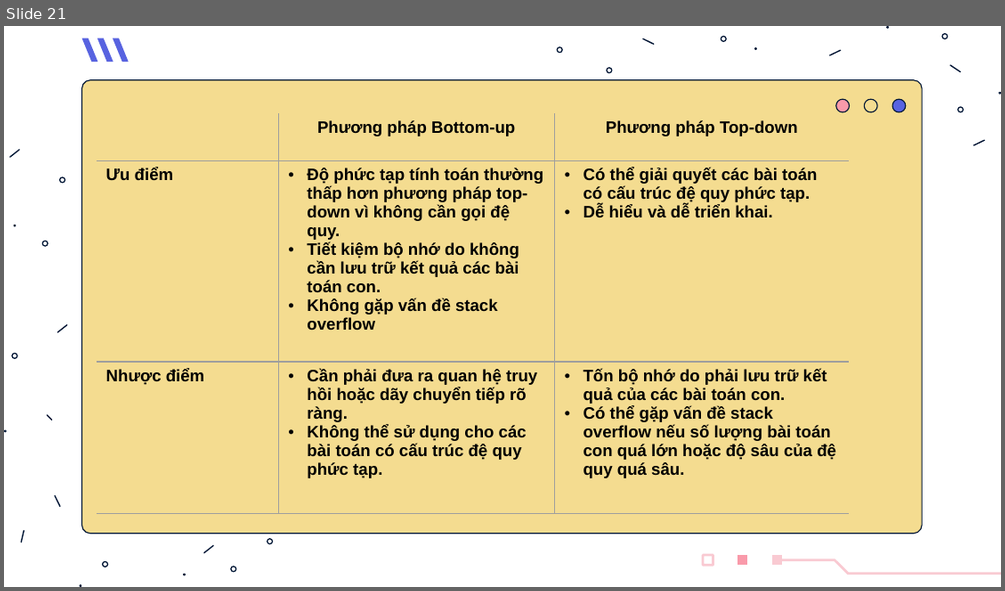
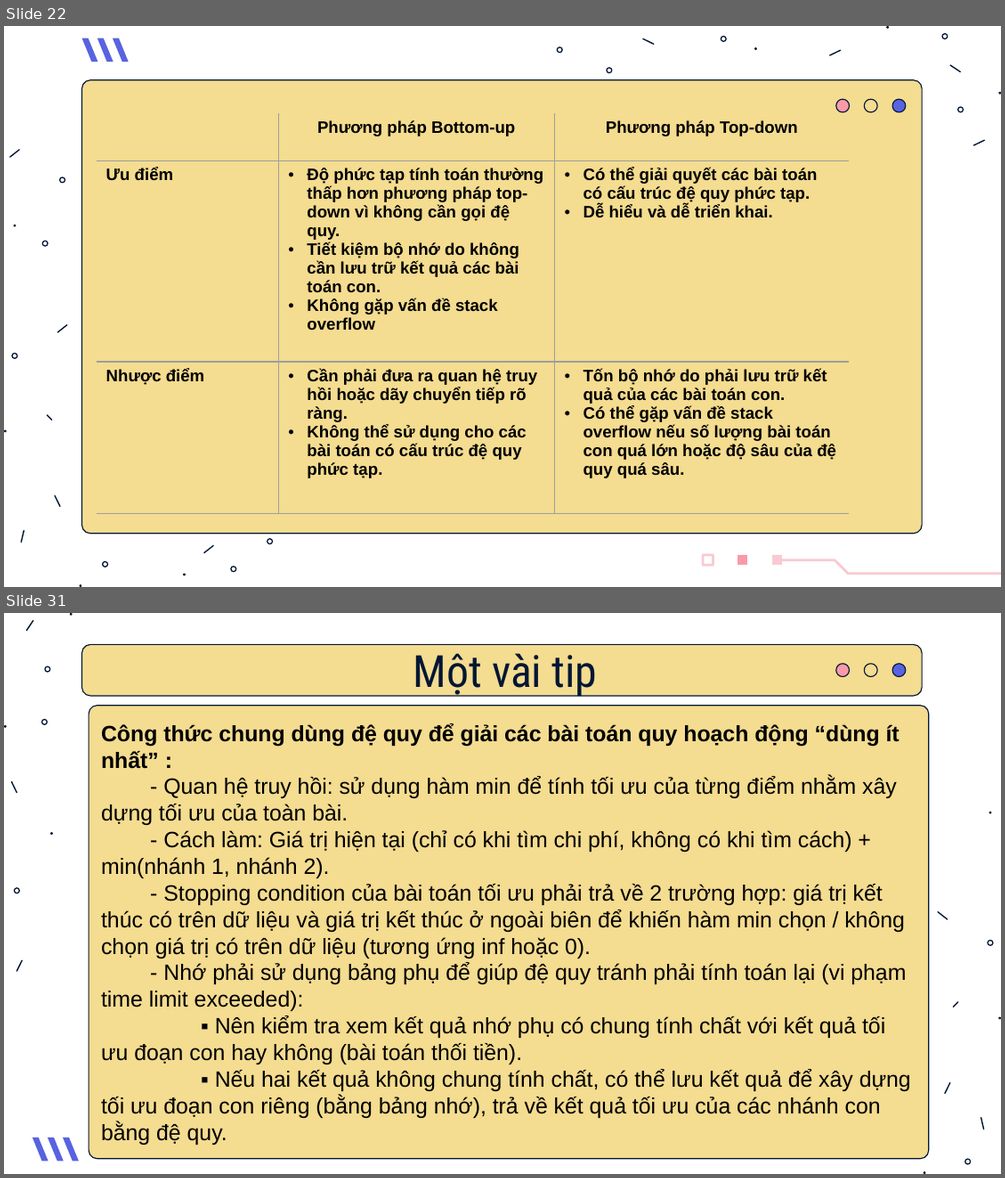
Before and after one commit to Tox1cCoder/CS112, a slide deck: Slide.pptx. Shown one above the other, each under a label of ours: slide 21 before the commit, slides 22 and 31 after it; the slides between them are not shown. The pictures are 1005x591 and 1005x1178 pixels, drawn with LibreOffice and Linux fonts; fonts in the diff are those of the drawing. Boxes give left, top, right and bottom in pixels: in the first picture for what was removed or moved away, otherwise in the second. Text is boxed around its words. In the diff, an @@ line names an element or a change of style, - is before the commit and + after.

```diff
--- a/Slide.pptx
+++ b/Slide.pptx
@@ slide 31 added at (x1=4, y1=613, x2=1001, y2=1174), background #FFFFFF @@
@@ rounded rectangle added at (x1=81, y1=645, x2=922, y2=696), fill #F4DC90, outline #011635 0.75 pt @@
@@ text added at (x1=413, y1=653, x2=598, y2=698), 32 pt, text #011635 @@
+Một vài tip
@@ freeform shape added at (x1=836, y1=664, x2=850, y2=677), fill #F99AAA, outline #011635 0.75 pt @@
@@ freeform shape added at (x1=865, y1=664, x2=877, y2=677), fill #F4DC90, outline #011635 0.75 pt @@
@@ freeform shape added at (x1=892, y1=664, x2=905, y2=677), fill #5863E0, outline #011635 0.75 pt @@
@@ group added at (x1=4, y1=613, x2=72, y2=972): 9 freeform shapes @@
@@ rounded rectangle added at (x1=89, y1=706, x2=929, y2=1159), fill #F4DC90, outline #011635 0.75 pt, 16 pt, text #000000 @@
+Công thức chung dùng đệ quy để giải các bài toán quy hoạch động “dùng ít nhất” :
+- Quan hệ truy hồi: sử dụng hàm min để tính tối ưu của từng điểm nhằm xây dựng tối ưu của toàn bài.
+- Cách làm: Giá trị hiện tại (chỉ có khi tìm chi phí, không có khi tìm cách) + min(nhánh 1, nhánh 2).
+- Stopping condition của bài toán tối ưu phải trả về 2 trường hợp: giá trị kết thúc có trên dữ liệu và giá trị kết thúc ở ngoài biên để khiến hàm min chọn / không chọn giá trị có trên dữ liệu (tương ứng inf hoặc 0).
+- Nhớ phải sử dụng bảng phụ để giúp đệ quy tránh phải tính toán lại (vi phạm time limit exceeded):
+▪ Nên kiểm tra xem kết quả nhớ phụ có chung tính chất với kết quả tối ưu đoạn con hay không (bài toán thối tiền).
+▪ Nếu hai kết quả không chung tính chất, có thể lưu kết quả để xây dựng tối ưu đoạn con riêng (bằng bảng nhớ), trả về kết quả tối ưu của các nhánh con bằng đệ quy.
@@ group added at (x1=923, y1=811, x2=1001, y2=1173): 9 freeform shapes @@
@@ freeform shape added at (x1=32, y1=1137, x2=48, y2=1161), fill #5863E0 @@
@@ freeform shape added at (x1=48, y1=1137, x2=64, y2=1161), fill #5863E0 @@
@@ freeform shape added at (x1=63, y1=1137, x2=79, y2=1161), fill #5863E0 @@
@@ freeform shape added at (x1=94, y1=1150, x2=103, y2=1159), fill #F9CAD2 @@
@@ freeform shape added at (x1=122, y1=1150, x2=130, y2=1159), fill #F9CAD2 @@
@@ freeform shape added at (x1=152, y1=1150, x2=161, y2=1159), fill #F9CAD2 @@
@@ what was slide 21 is now slide 22 @@
```
Also in this commit, not shown: 25 slides changed, 3 other slides added, 1 other file.
